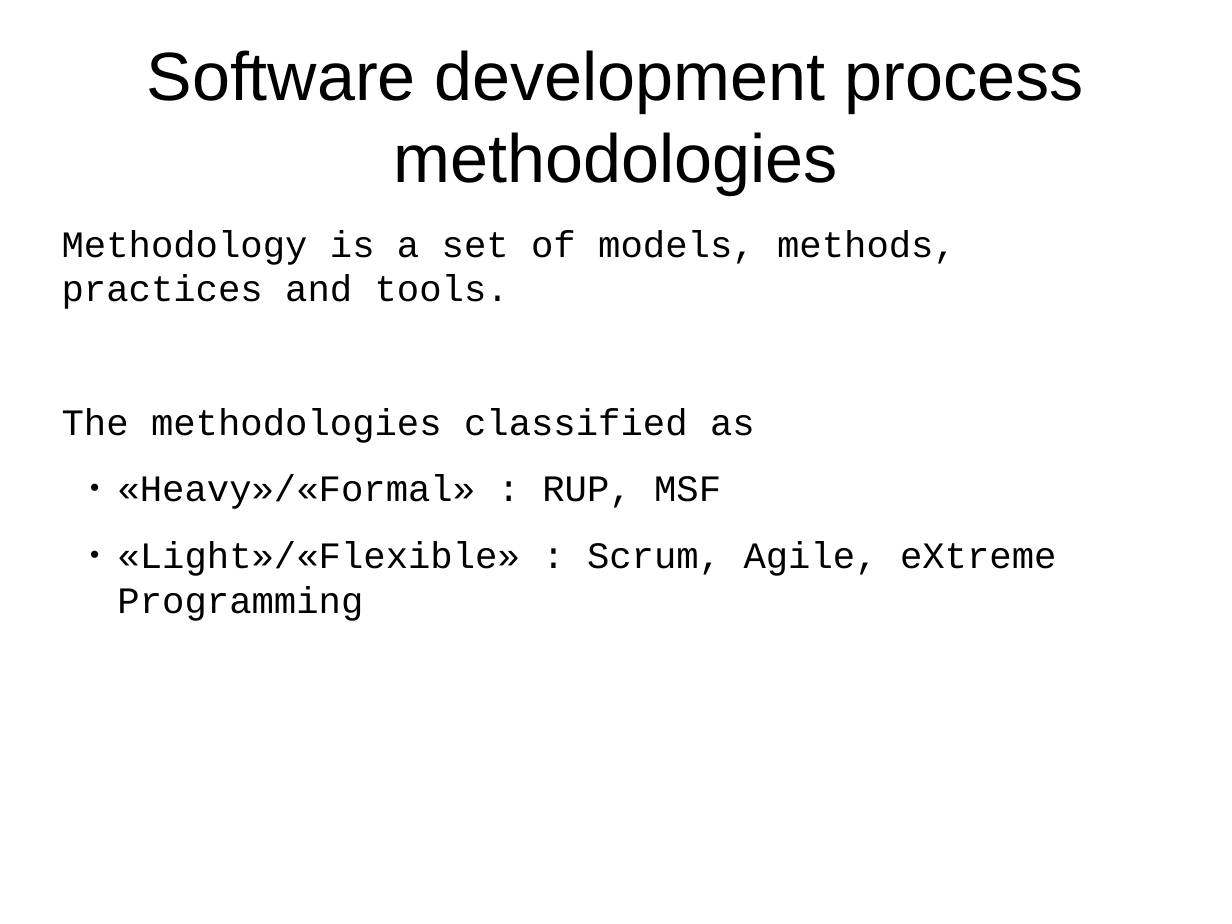
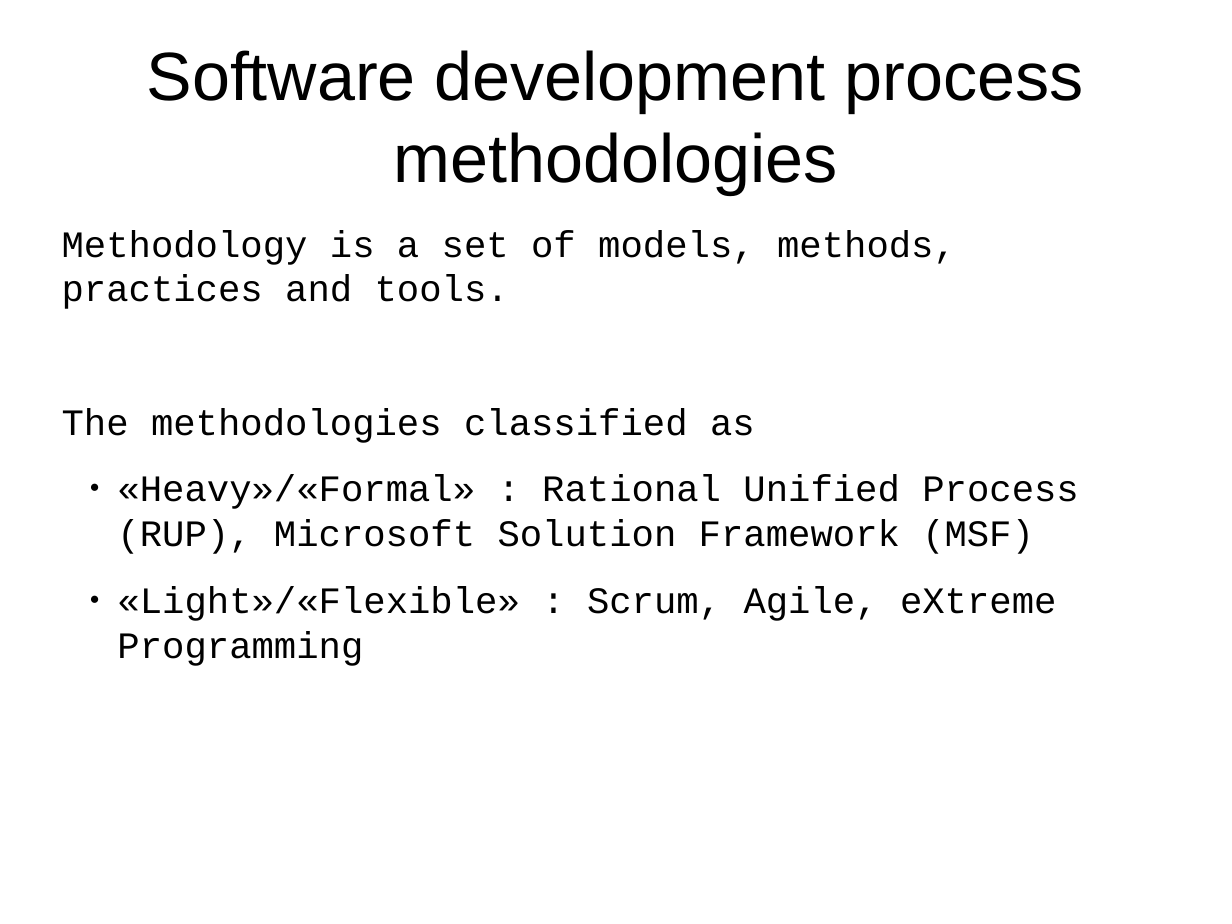
Before and after one commit to j-avdeev/EnterpriseSystemsDevelopment, a slide deck: slide 1 of Lec3 - RUP-MSF/Enterprise System Development - lec day3 - RUP-MSF.odp. Drawn at 1232x924 pixels with LibreOffice and Linux fonts; fonts in the diff are those of the drawing. Boxes give left, top, right and bottom in pixels: in the first picture for what was removed or moved away, otherwise in the second. Text is boxed around its words. In the diff, an @@ line names an element or a change of style, - is before the commit and + after.

```diff
--- a/Lec3 - RUP-MSF/Enterprise System Development - lec day3 - RUP-MSF.odp
+++ b/Lec3 - RUP-MSF/Enterprise System Development - lec day3 - RUP-MSF.odp
@@ text at (117, 475, 1079, 554): text changed @@
-● «Heavy»/«Formal» : RUP, MSF
+● «Heavy»/«Formal» : Rational Unified Process (RUP), Microsoft Solution Framework (MSF)
```
Also in this commit, not shown: 4 other files.
